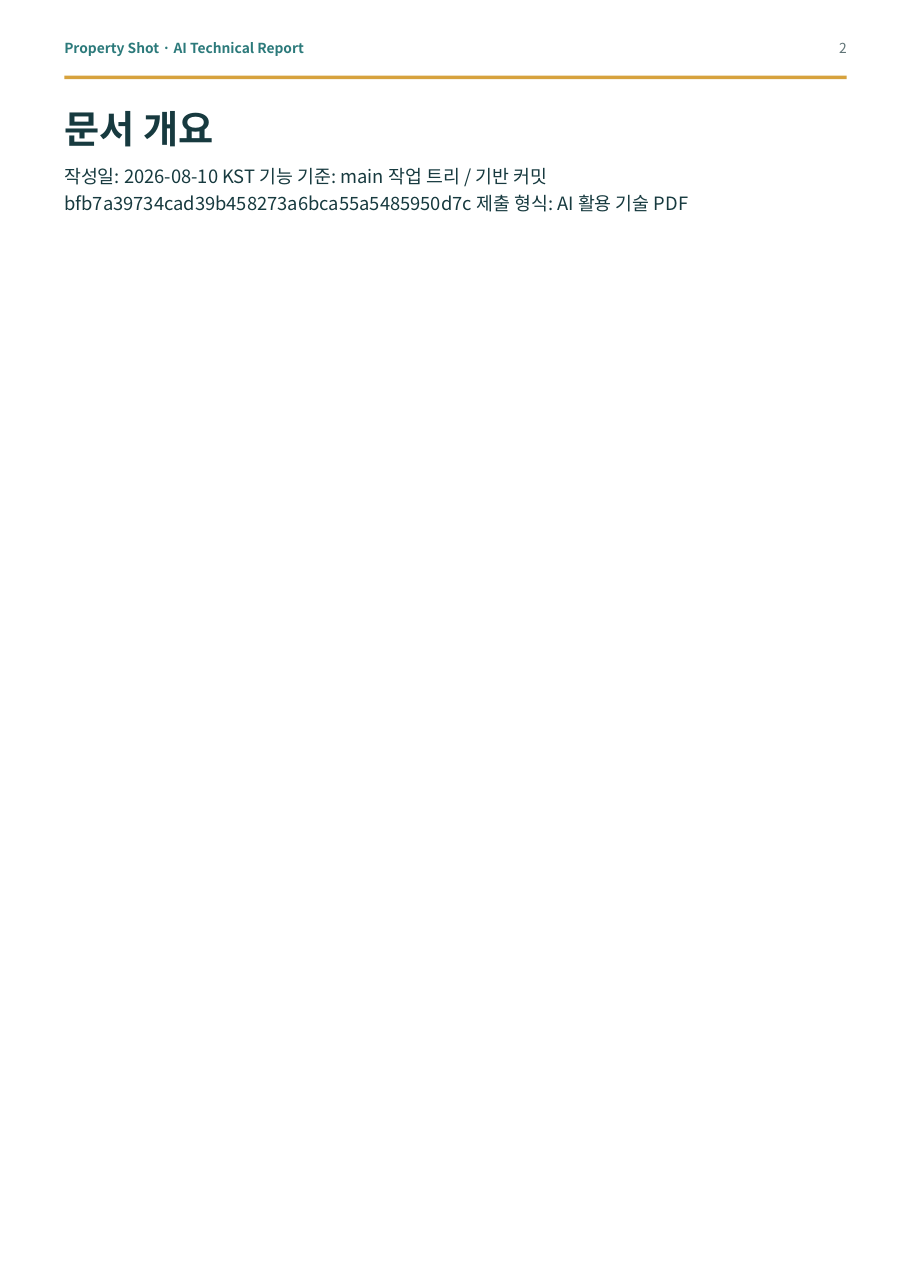
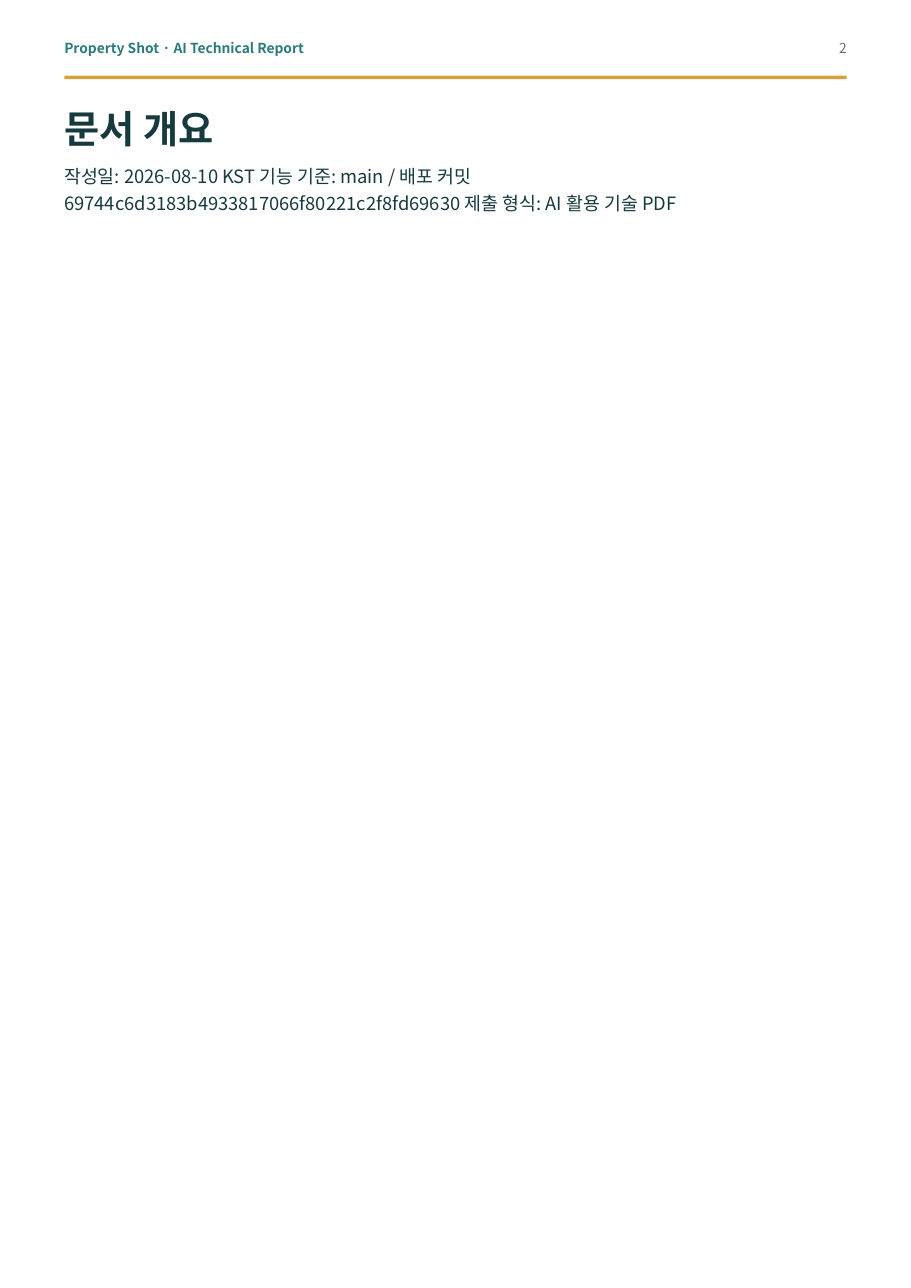
Before and after one commit to good5229/Property_shot, a slide deck: slide 2 of report/dist/property_shot_ai_technical_report.pptx. Drawn at 911x1288 pixels with LibreOffice and Linux fonts; fonts in the diff are those of the drawing. Boxes give left, top, right and bottom in pixels: in the first picture for what was removed or moved away, otherwise in the second. Text is boxed around its words. In the diff, an @@ line names an element or a change of style, - is before the commit and + after.

```diff
--- a/report/dist/property_shot_ai_technical_report.pptx
+++ b/report/dist/property_shot_ai_technical_report.pptx
@@ text at [64, 168, 676, 212]: text changed @@
-작성일: 2026-08-10 KST 기능 기준: main 작업 트리 / 기반 커밋 bfb7a39734cad39b458273a6bca55a5485950d7c 제출 형식: AI 활용 기술 PDF
+작성일: 2026-08-10 KST 기능 기준: main / 배포 커밋 69744c6d3183b4933817066f80221c2f8fd69630 제출 형식: AI 활용 기술 PDF
```
Also in this commit, not shown: 5 other slides changed, 11 other files.
